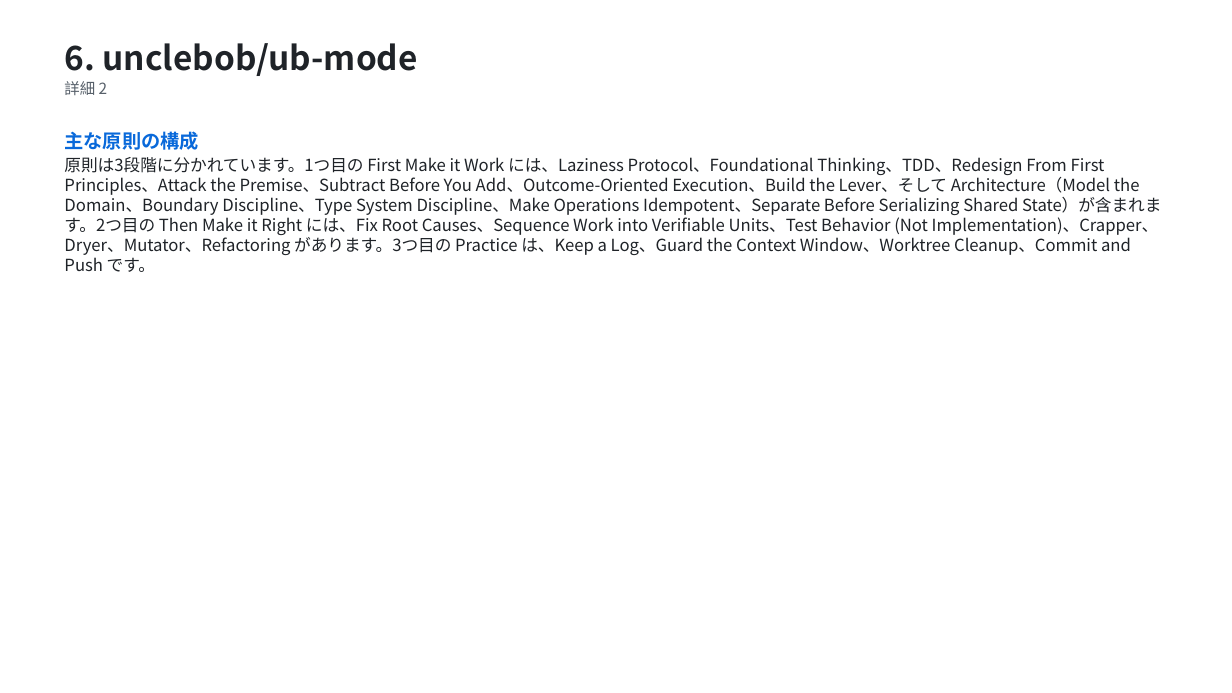
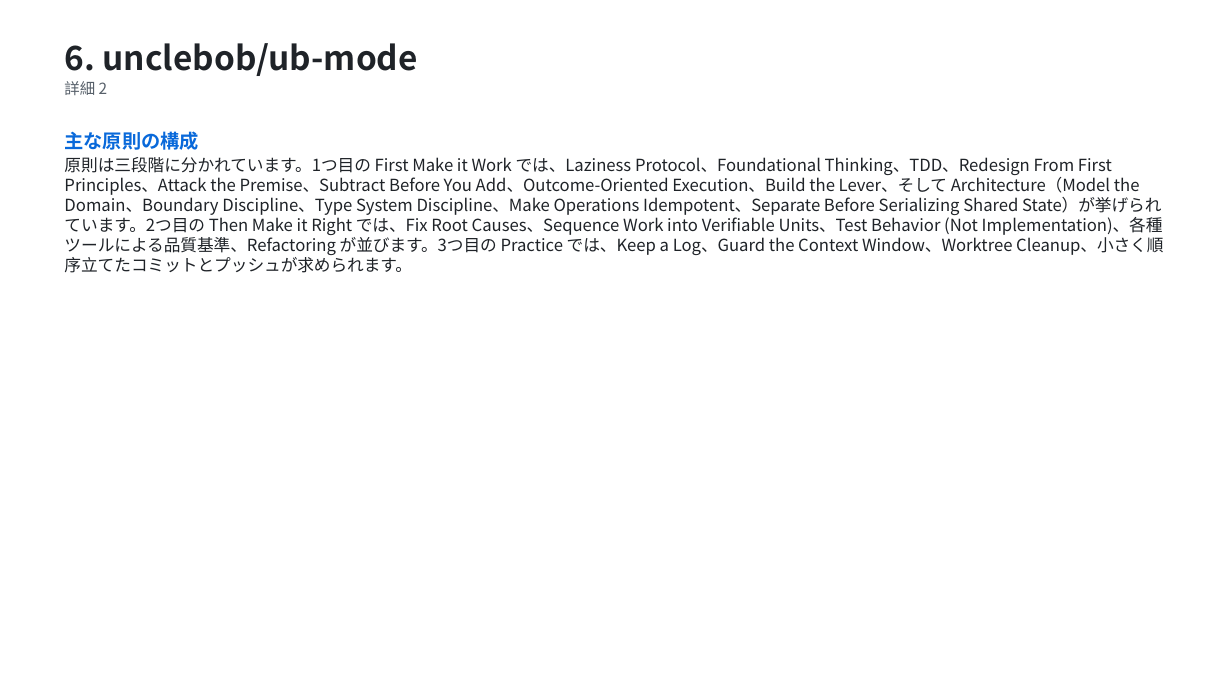
Before and after one commit to HORI-PNG/github_trend_checker, a slide deck: slide 42 of reports/2026-10-30/report.pptx (slide 45 before the commit). Drawn at 1232x693 pixels with LibreOffice and Linux fonts; fonts in the diff are those of the drawing. Boxes give left, top, right and bottom in pixels: in the first picture for what was removed or moved away, otherwise in the second. Text is boxed around its words. In the diff, an @@ line names an element or a change of style, - is before the commit and + after.

```diff
--- a/reports/2026-10-30/report.pptx
+++ b/reports/2026-10-30/report.pptx
@@ text at bbox=[64, 157, 1163, 273]: text changed @@
-原則は3段階に分かれています。1つ目の First Make it Work には、Laziness Protocol、Foundational Thinking、TDD、Redesign From First Principles、Attack the Premise、Subtract Before You Add、Outcome-Oriented Execution、Build the Lever、そして Architecture（Model the Domain、Boundary Discipline、Type System Discipline、Make Operations Idempotent、Separate Before Serializing Shared State）が含まれます。2つ目の Then Make it Right には、Fix Root Causes、Sequence Work into Verifiable Units、Test Behavior (Not Implementation)、Crapper、Dryer、Mutator、Refactoring があります。3つ目の Practice は、Keep a Log、Guard the Context Window、Worktree Cleanup、Commit and Push です。
+原則は三段階に分かれています。1つ目の First Make it Work では、Laziness Protocol、Foundational Thinking、TDD、Redesign From First Principles、Attack the Premise、Subtract Before You Add、Outcome-Oriented Execution、Build the Lever、そして Architecture（Model the Domain、Boundary Discipline、Type System Discipline、Make Operations Idempotent、Separate Before Serializing Shared State）が挙げられています。2つ目の Then Make it Right では、Fix Root Causes、Sequence Work into Verifiable Units、Test Behavior (Not Implementation)、各種ツールによる品質基準、Refactoring が並びます。3つ目の Practice では、Keep a Log、Guard the Context Window、Worktree Cleanup、小さく順序立てたコミットとプッシュが求められます。
```
Also in this commit, not shown: 76 other slides changed, 1 slide added, 4 slides removed, 3 other files.
